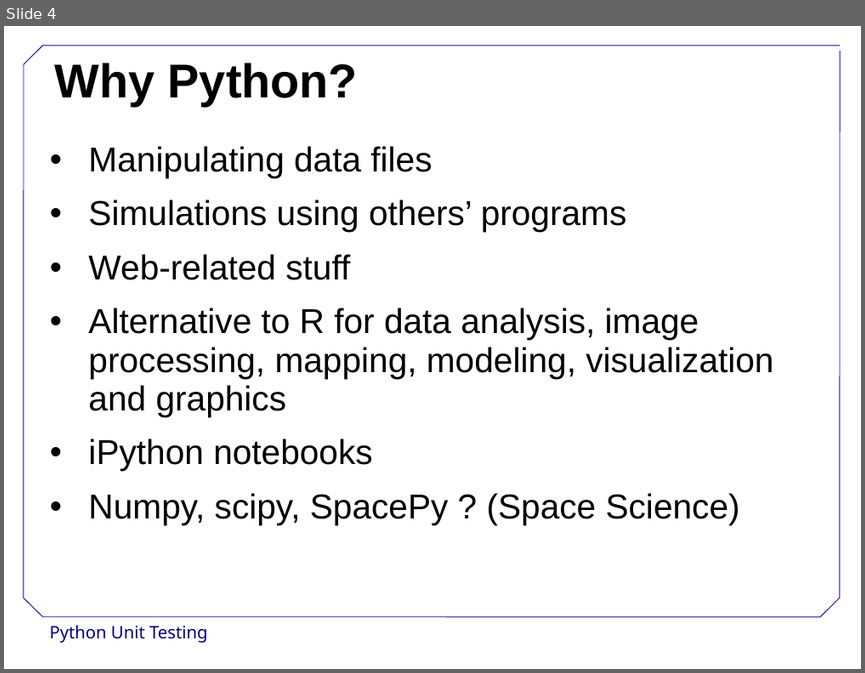
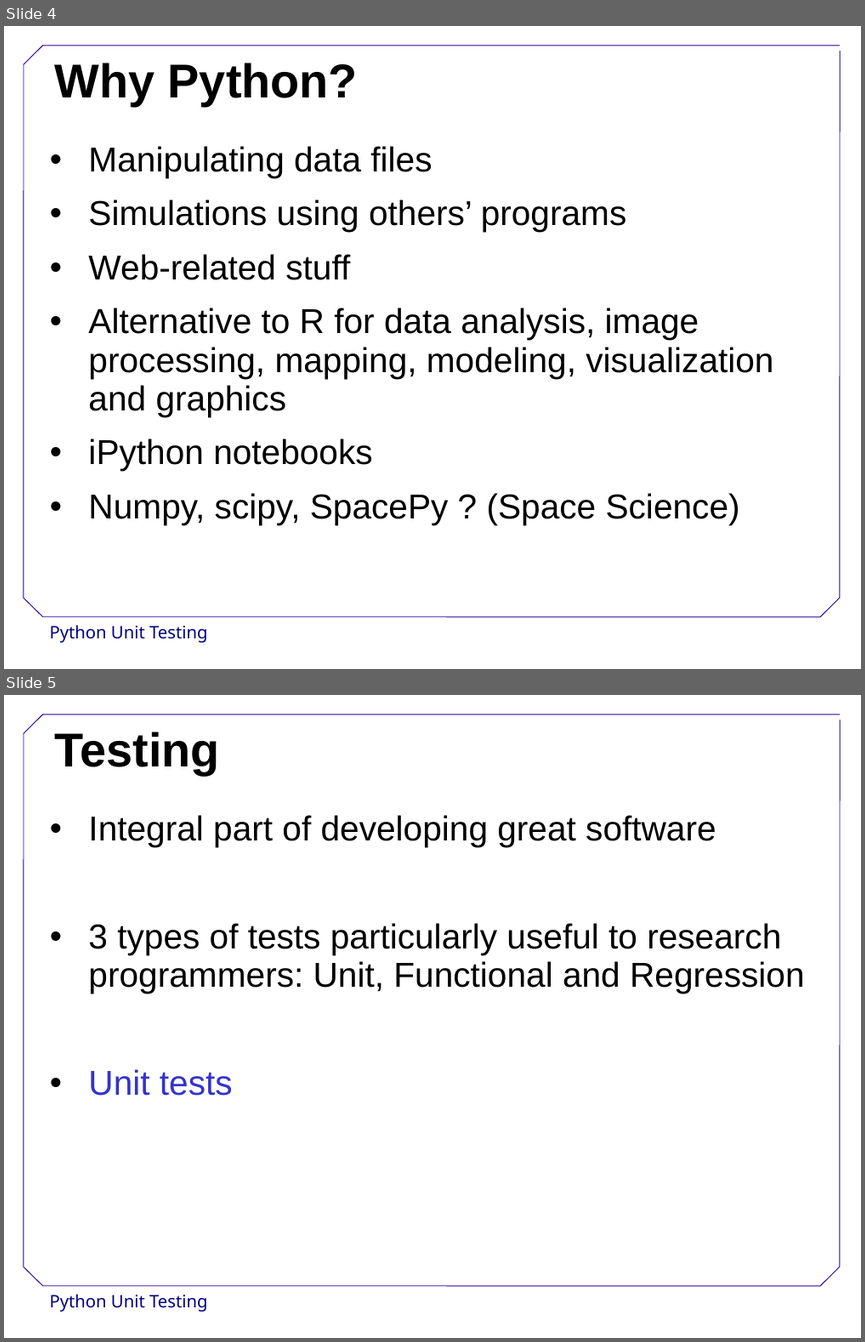
Before and after one commit to DevasenaInupakutika/2014-06-25-Reading, a slide deck: Python-Unit-Testing.ppt. Shown one above the other, each under a label of ours: slide 4 before the commit, slides 4 and 5 after it. The pictures are 865x673 and 865x1342 pixels, drawn with LibreOffice and Linux fonts; fonts in the diff are those of the drawing; background and template pictures are left out. Boxes give left, top, right and bottom in pixels: in the first picture for what was removed or moved away, otherwise in the second. Text is boxed around its words. In the diff, an @@ line names an element or a change of style, - is before the commit and + after.

Commit message:
Updated unit testing ppt

```diff
--- a/Python-Unit-Testing.ppt
+++ b/Python-Unit-Testing.ppt
@@ slide 5 added at (4, 695, 861, 1338), background #FFFFFF; not listed: 9 template elements that a slide beside it also shows @@
@@ title added at (54, 732, 219, 775), 44 pt, text #000000, bold @@
+Testing
@@ text added at (88, 815, 805, 1095), 32 pt, text #000000 @@
+• Integral part of developing great software
+• 3 types of tests particularly useful to research programmers: Unit, Functional and Regression
+• Unit tests
```
Also in this commit, not shown: 1 other slide added, 1 slide removed.
